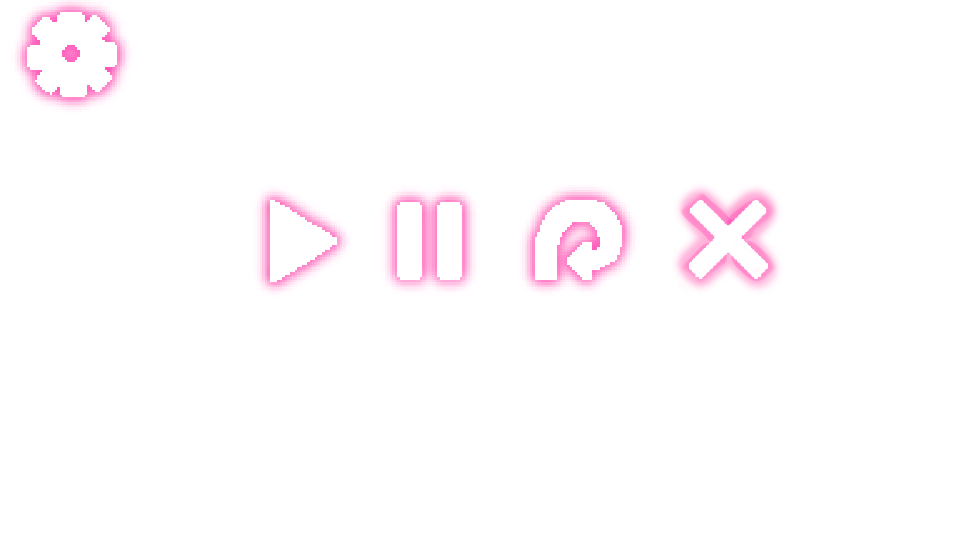
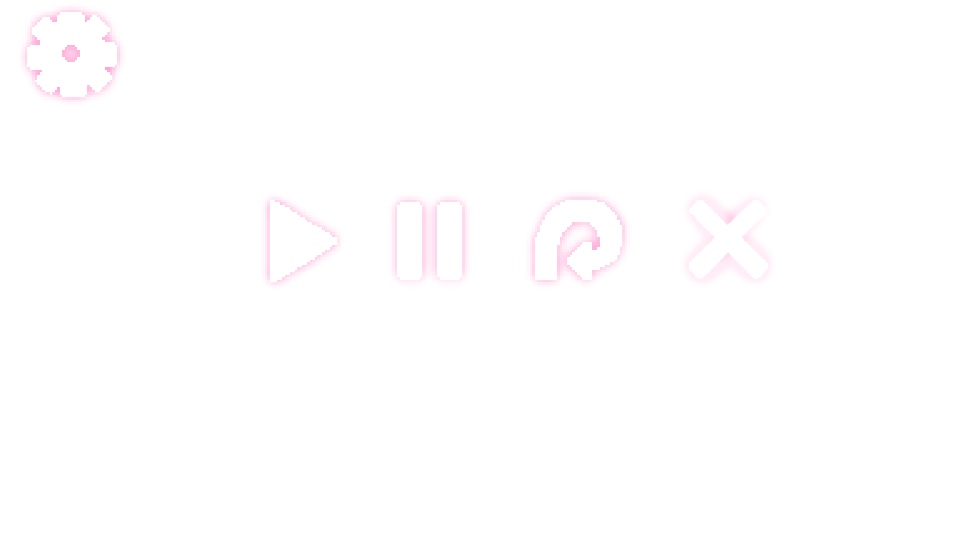
Before/after of a 960px x 540px layered artwork. What changed in the layer stack:
"已插入图像" (1st of 5): blend normal → screen, painted on it over [12, 0, 783, 295]
added layer "图层 2" above "新建组" over [689, 200, 768, 279]
added group "新建组" (2nd of 3) with 2 layers above "新建组" over [12, 0, 767, 295]
added layer "已插入图像" (3rd of 5, in "新建组") (screen) in group "新建组" over [12, 0, 637, 295]
added layer "已插入图像" (4th of 5, in "新建组") in group "新建组" over [27, 12, 767, 282]
added group "新建组" (3rd of 3) with 3 layers above "图层 3" over [12, 0, 783, 295]
added layer "图层 4" in group "新建组" over [672, 183, 783, 294]
added layer "已插入图像" (5th of 5, in "新建组") (screen) in group "新建组" over [12, 0, 637, 295]
added layer "图层 1" in group "新建组" over [27, 12, 622, 282]
